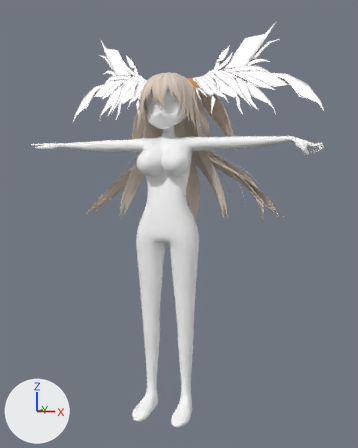
An edit to the Blender file untitled.blend, drawn before and after from the same camera.
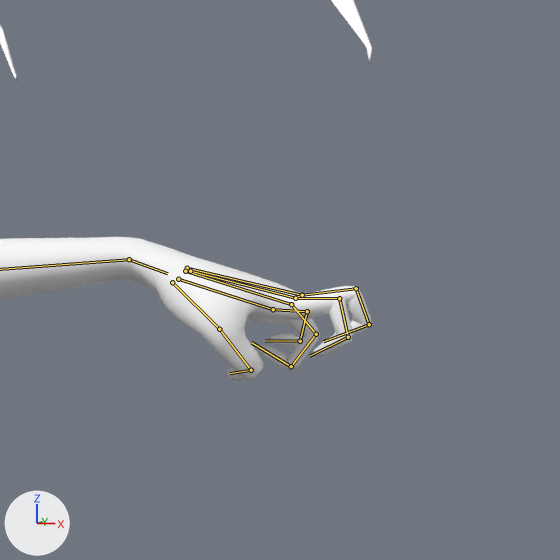
Each version is shown whole from a 50 mm lens placed at (7.29, -21.02, 9.92), pointed at (0.08, 1.88, 8.24), then close up on the part from 76% to 98% of the width and 23% to 40% of the height. Every picture has the same lights, and +X, +Y and +Z are marked at lower left. Both versions are drawn at the pose saved in each file; the numbers are the values there. The bones that bend it are drawn over the model as lines in the close-ups.

Objects in the first close-up: 'body', 'cone'.
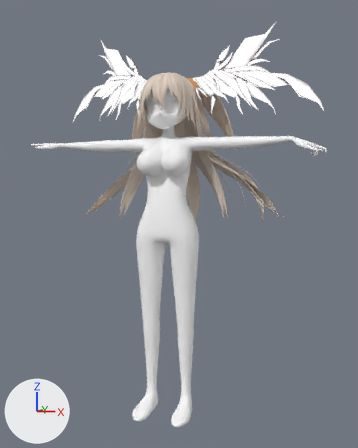
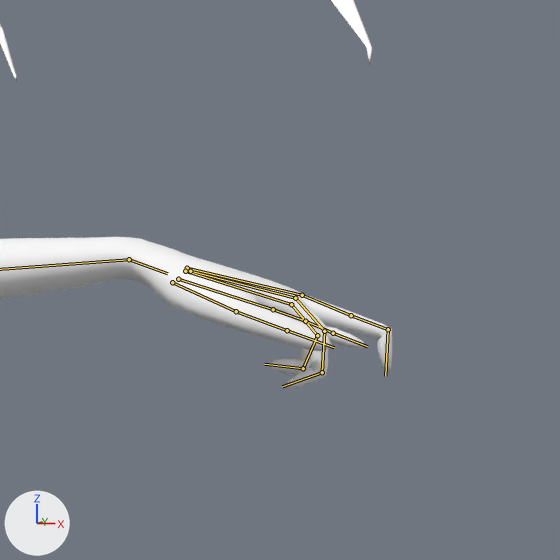
Where the change shows, as pixel boxes (x1, y1, x2, y2) in the close-ups (560 x 560 px):
'body', posed
    before: (0, 237, 372, 381)
    after: (0, 237, 392, 388)
bone 'Bone-middle_L.002', root to tip
    before: (302, 295) to (356, 288)
    after: (302, 295) to (351, 315)
bone 'Bone-middle_L.003', root to tip
    before: (356, 288) to (369, 324)
    after: (351, 315) to (388, 329)
bone 'Bone-middle_L.004', root to tip
    before: (369, 324) to (323, 341)
    after: (388, 329) to (385, 376)
bone 'Bone-ring_L.002', root to tip
    before: (291, 304) to (316, 334)
    after: (291, 304) to (317, 335)
bone 'Bone-ring_L.003', root to tip
    before: (316, 334) to (291, 366)
    after: (317, 335) to (303, 368)
bone 'Bone-ring_L.004', root to tip
    before: (291, 366) to (251, 342)
    after: (303, 368) to (264, 364)
bone 'Bone-little_L.002', root to tip
    before: (273, 309) to (307, 311)
    after: (273, 309) to (305, 321)
bone 'Bone-little_L.003', root to tip
    before: (307, 311) to (300, 341)
    after: (305, 321) to (333, 333)
bone 'Bone-little_L.004', root to tip
    before: (300, 341) to (265, 340)
    after: (333, 333) to (367, 346)
bone 'Bone-index_L.002', root to tip
    before: (295, 298) to (339, 298)
    after: (295, 298) to (324, 331)
bone 'Bone-index_L.003', root to tip
    before: (339, 298) to (348, 337)
    after: (324, 331) to (322, 372)
bone 'Bone-thumb_L.001', root to tip
    before: (172, 282) to (219, 329)
    after: (172, 282) to (236, 311)
bone 'Bone-thumb_L.003', root to tip
    before: (219, 329) to (251, 370)
    after: (236, 311) to (287, 330)
bone 'Bone-thumb_L.004', root to tip
    before: (251, 370) to (229, 373)
    after: (287, 330) to (334, 347)

What changed in the scene script:
```text
Change bone_bone_middle_l_002:
    where bone_bone_middle_l_002 = bpy.data.objects['Armature'].pose.bones['Bone-middle_L.002']  # child of 'Bone-middle_L.001'
    bone_bone_middle_l_002.location: (-0.01, 0.01, 0.0) -> (0.0, 0.0, 0.0)
    bone_bone_middle_l_002.rotation_quaternion: (0.96, -0.065, 0.095, 0.255) -> (1.0, 0.0, 0.0, 0.0)  # degrees (-4, 13, 29) -> degrees (0, 0, 0)
Change bone_bone_middle_l_003:
    where bone_bone_middle_l_003 = bpy.data.objects['Armature'].pose.bones['Bone-middle_L.003']  # child of 'Bone-middle_L.002'
    bone_bone_middle_l_003.rotation_quaternion: (0.787, 0.002, -0.006, -0.617) -> (1.0, 0.0, 0.0, 0.0)  # degrees (1, 0, -76) -> degrees (0, 0, 0)
Change bone_bone_middle_l_004:
    where bone_bone_middle_l_004 = bpy.data.objects['Armature'].pose.bones['Bone-middle_L.004']  # child of 'Bone-middle_L.003'
    bone_bone_middle_l_004.rotation_quaternion: (0.72, 0.001, 0.005, -0.694) -> (0.832, -0.092, -0.061, -0.543)  # degrees (0, 1, -88) -> degrees (-5, -12, -66)
Change bone_bone_ring_l_002:
    where bone_bone_ring_l_002 = bpy.data.objects['Armature'].pose.bones['Bone-ring_L.002']  # child of 'Bone-ring_L.001'
    bone_bone_ring_l_002.rotation_quaternion: (0.967, -0.02, 0.019, -0.254) -> (0.965, -0.063, -0.067, -0.246)  # degrees (-3, 2, -29) -> degrees (-5, -9, -28)
Change bone_bone_ring_l_003:
    where bone_bone_ring_l_003 = bpy.data.objects['Armature'].pose.bones['Bone-ring_L.003']  # child of 'Bone-ring_L.002'
    bone_bone_ring_l_003.rotation_quaternion: (0.8, -0.047, 0.022, -0.598) -> (0.842, 0.158, -0.091, -0.508)  # degrees (-6, -1, -73) -> degrees (21, 0, -62)
Change bone_bone_ring_l_004:
    where bone_bone_ring_l_004 = bpy.data.objects['Armature'].pose.bones['Bone-ring_L.004']  # child of 'Bone-ring_L.003'
    bone_bone_ring_l_004.rotation_quaternion: (0.731, -0.056, 0.052, -0.678) -> (0.822, 0.07, 0.085, -0.559)  # degrees (-9, 0, -86) -> degrees (1, 13, -68)
Change bone_bone_little_l_002:
    where bone_bone_little_l_002 = bpy.data.objects['Armature'].pose.bones['Bone-little_L.002']  # child of 'Bone-little_L.001'
    bone_bone_little_l_002.rotation_quaternion: (0.979, -0.141, 0.056, 0.137) -> (1.0, 0.0, 0.0, 0.0)  # degrees (-15, 8, 15) -> degrees (0, 0, 0)
Change bone_bone_little_l_003:
    where bone_bone_little_l_003 = bpy.data.objects['Armature'].pose.bones['Bone-little_L.003']  # child of 'Bone-little_L.002'
    bone_bone_little_l_003.rotation_quaternion: (0.692, 0.002, -0.018, -0.722) -> (1.0, 0.0, 0.0, 0.0)  # degrees (2, -1, -92) -> degrees (0, 0, 0)
Change bone_bone_little_l_004:
    where bone_bone_little_l_004 = bpy.data.objects['Armature'].pose.bones['Bone-little_L.004']  # child of 'Bone-little_L.003'
    bone_bone_little_l_004.rotation_quaternion: (0.743, 0.04, -0.064, -0.665) -> (1.0, 0.0, 0.0, 0.0)  # degrees (8, -2, -84) -> degrees (0, 0, 0)
Change bone_bone_index_l_002:
    where bone_bone_index_l_002 = bpy.data.objects['Armature'].pose.bones['Bone-index_L.002']  # child of 'Bone-index_L.001'
    bone_bone_index_l_002.location: (0.01, -0.01, 0.0) -> (0.0, 0.0, 0.0)
    bone_bone_index_l_002.rotation_quaternion: (0.976, 0.111, 0.019, 0.184) -> (0.975, -0.019, 0.012, -0.219)  # degrees (13, 0, 21) -> degrees (-2, 1, -25)
Change bone_bone_index_l_003:
    where bone_bone_index_l_003 = bpy.data.objects['Armature'].pose.bones['Bone-index_L.003']  # child of 'Bone-index_L.002'
    bone_bone_index_l_003.rotation_quaternion: (0.802, 0.001, -0.012, -0.597) -> (0.931, -0.031, 0.017, -0.364)  # degrees (1, -1, -73) -> degrees (-4, 0, -43)
Change bone_bone_thumb_l_001:
    where bone_bone_thumb_l_001 = bpy.data.objects['Armature'].pose.bones['Bone-thumb_L.001']  # child of 'Bone-wrist_L'
    bone_bone_thumb_l_001.rotation_quaternion: (0.951, 0.083, 0.274, -0.12) -> (1.0, 0.0, 0.0, 0.0)  # degrees (6, 33, -13) -> degrees (0, 0, 0)
Change bone_bone_thumb_l_003:
    where bone_bone_thumb_l_003 = bpy.data.objects['Armature'].pose.bones['Bone-thumb_L.003']  # child of 'Bone-thumb_L.001'
    bone_bone_thumb_l_003.rotation_quaternion: (0.919, -0.183, -0.082, -0.339) -> (1.0, 0.0, 0.0, 0.0)  # degrees (-17, -16, -38) -> degrees (0, 0, 0)
Change bone_bone_thumb_l_004:
    where bone_bone_thumb_l_004 = bpy.data.objects['Armature'].pose.bones['Bone-thumb_L.004']  # child of 'Bone-thumb_L.003'
    bone_bone_thumb_l_004.rotation_quaternion: (0.744, -0.342, 0.141, -0.557) -> (1.0, 0.0, 0.0, 0.0)  # degrees (-42, -10, -70) -> degrees (0, 0, 0)
```
